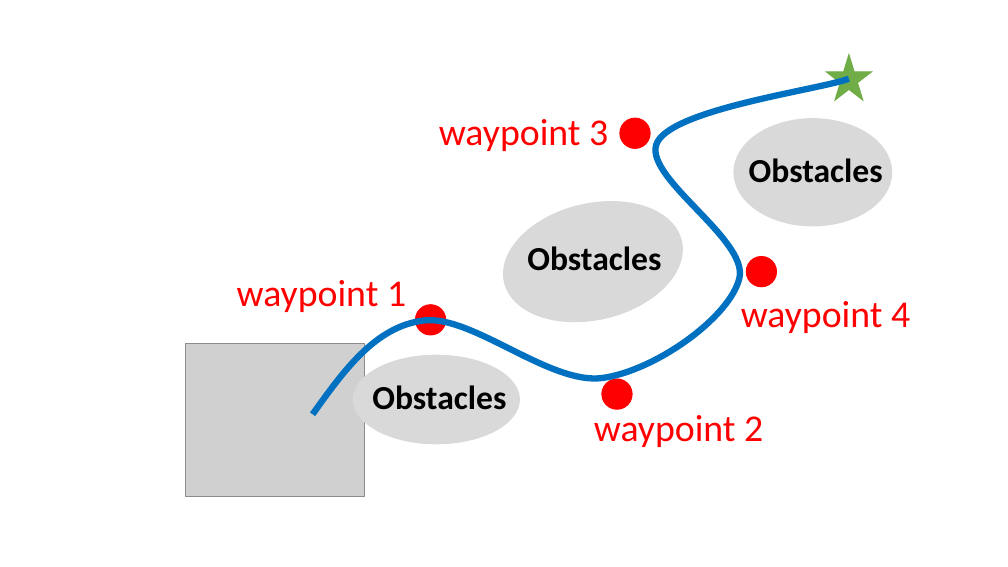
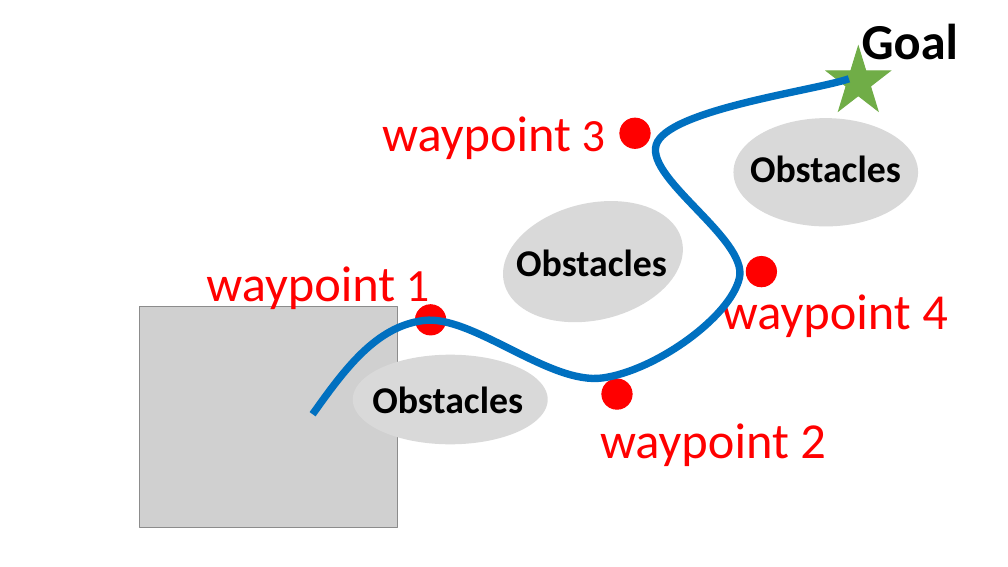
Before and after one commit to wanxinjin/academicpages.github.io, a slide deck: slide 1 of images/learning_from_sparse.pptx. Drawn at 1008x567 pixels with LibreOffice and Linux fonts; fonts in the diff are those of the drawing; grey boxes stand for pictures. Boxes give left, top, right and bottom in pixels: in the first picture for what was removed or moved away, otherwise in the second. Text is boxed around its words. In the diff, an @@ line names an element or a change of style, - is before the commit and + after.

```diff
--- a/images/learning_from_sparse.pptx
+++ b/images/learning_from_sparse.pptx
@@ text added at <box>862,23,958,71</box>, 48 pt, text #000000, bold @@
+Goal
@@ star: place and size @@
-star at <box>827,54,871,100</box>
+star at <box>827,46,890,110</box>
@@ freeform shape at <box>313,79,849,414</box>: outline #0070C0 6 pt to #0070C0 7 pt @@
@@ text "waypoint 3": place and size @@
-text "waypoint 3" at <box>439,119,608,151</box>
+text "waypoint 3" at <box>382,116,605,159</box>
@@ text "waypoint 3" at <box>382,116,605,159</box>: size 36 to 48 pt in "waypoint"; size 36 to 44 pt in "3" @@
@@ ellipse: place and size @@
-ellipse at <box>734,118,892,226</box>
+ellipse at <box>734,118,918,226</box>
@@ size 32 to 36 pt in 3 elements at <box>516,249,667,277</box>, <box>372,386,523,414</box>, <box>750,155,901,183</box> @@
@@ text "Obstacles": place and size @@
-text "Obstacles" at <box>527,246,661,271</box>
+text "Obstacles" at <box>516,249,667,277</box>
@@ text "waypoint 1": place and size @@
-text "waypoint 1" at <box>237,280,406,312</box>
+text "waypoint 1" at <box>206,266,429,312</box>
@@ text "waypoint 1" at <box>206,266,429,312</box>: size 36 to 48 pt in "waypoint"; size 36 to 44 pt in "1" @@
@@ text "waypoint 4": place and size @@
-text "waypoint 4" at <box>741,301,910,333</box>
+text "waypoint 4" at <box>722,288,947,337</box>
@@ text "waypoint 4" at <box>722,288,947,337</box>: size 36 to 48 pt @@
@@ picture: place and size @@
-picture at <box>186,344,364,497</box>
+picture at <box>139,306,398,527</box>
@@ ellipse: place and size @@
-ellipse at <box>353,355,520,445</box>
+ellipse at <box>353,355,548,445</box>
@@ text "waypoint 2" at <box>600,423,825,466</box>: size 36 to 48 pt @@
```
Also in this commit, not shown: 24 other files.
